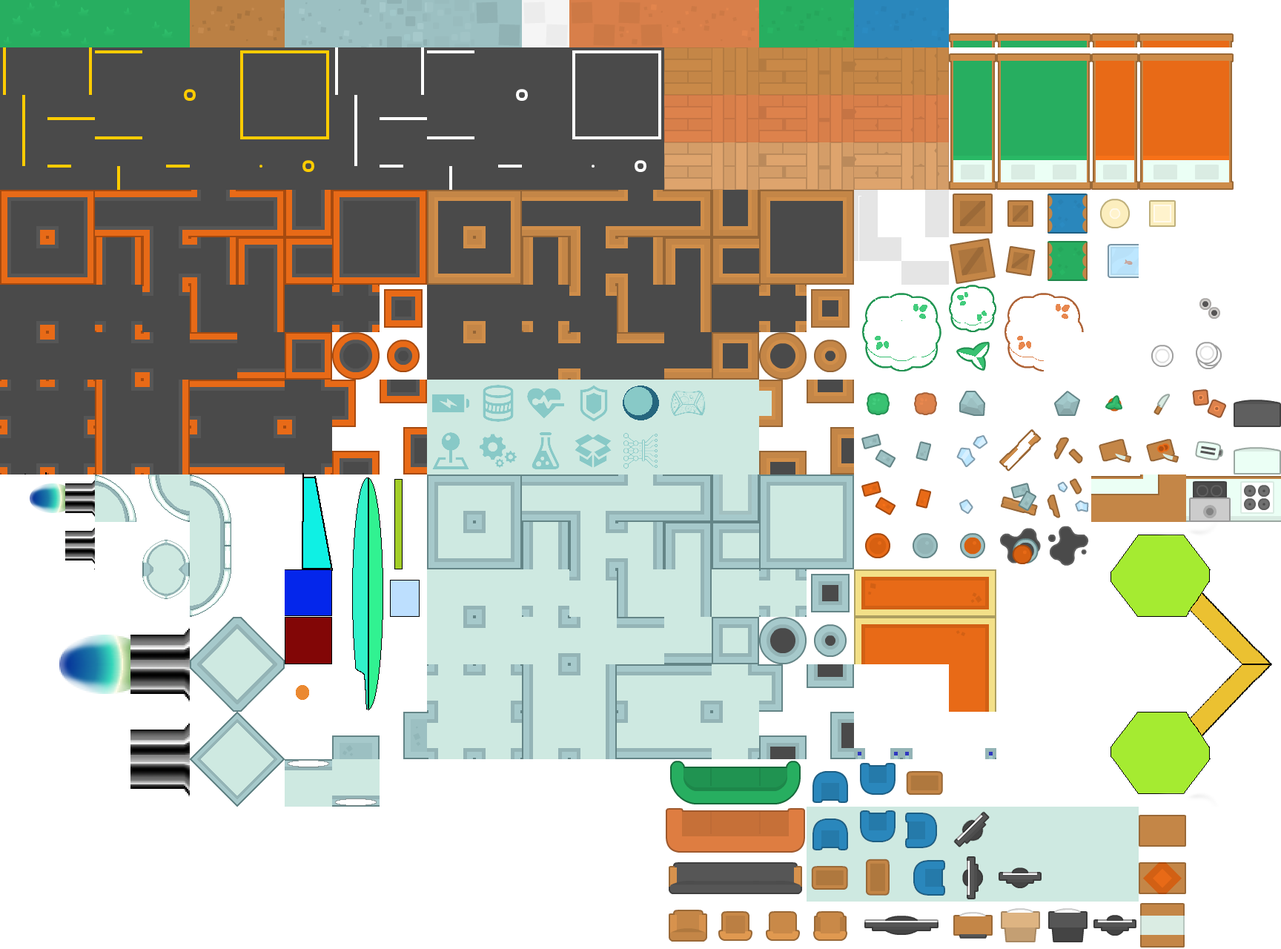
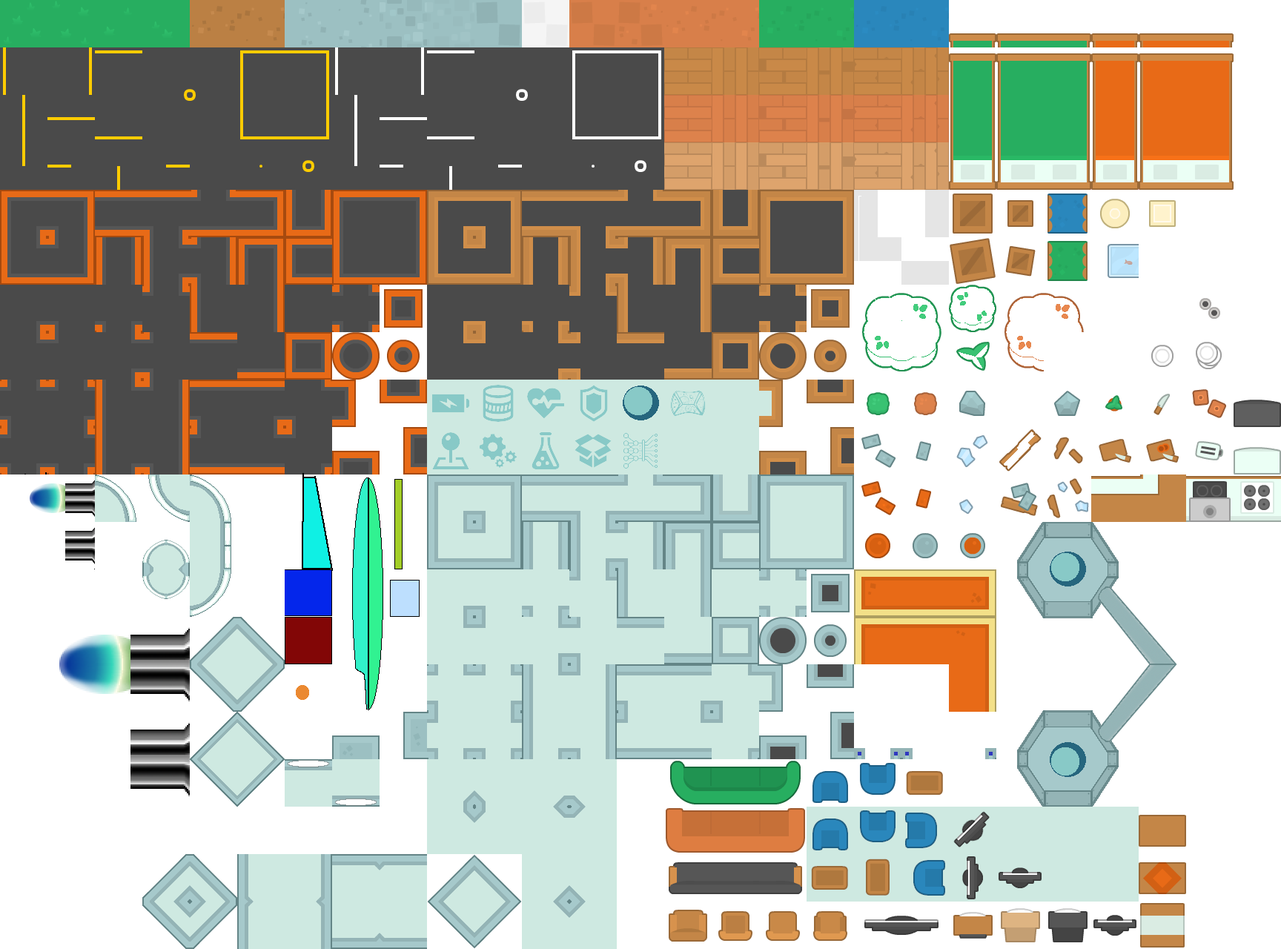
Layers edited between the first and the second w=1281, h=949 image:
renamed "Attachment1" to "Attachment-Kopie #1", painted on it over [1017, 664, 1273, 807]
renamed "Attachment" to "Attachment-Kopie", painted on it over [1017, 521, 1273, 665]
painted on "tilesheet_complete.png" over [142, 525, 1089, 949]
